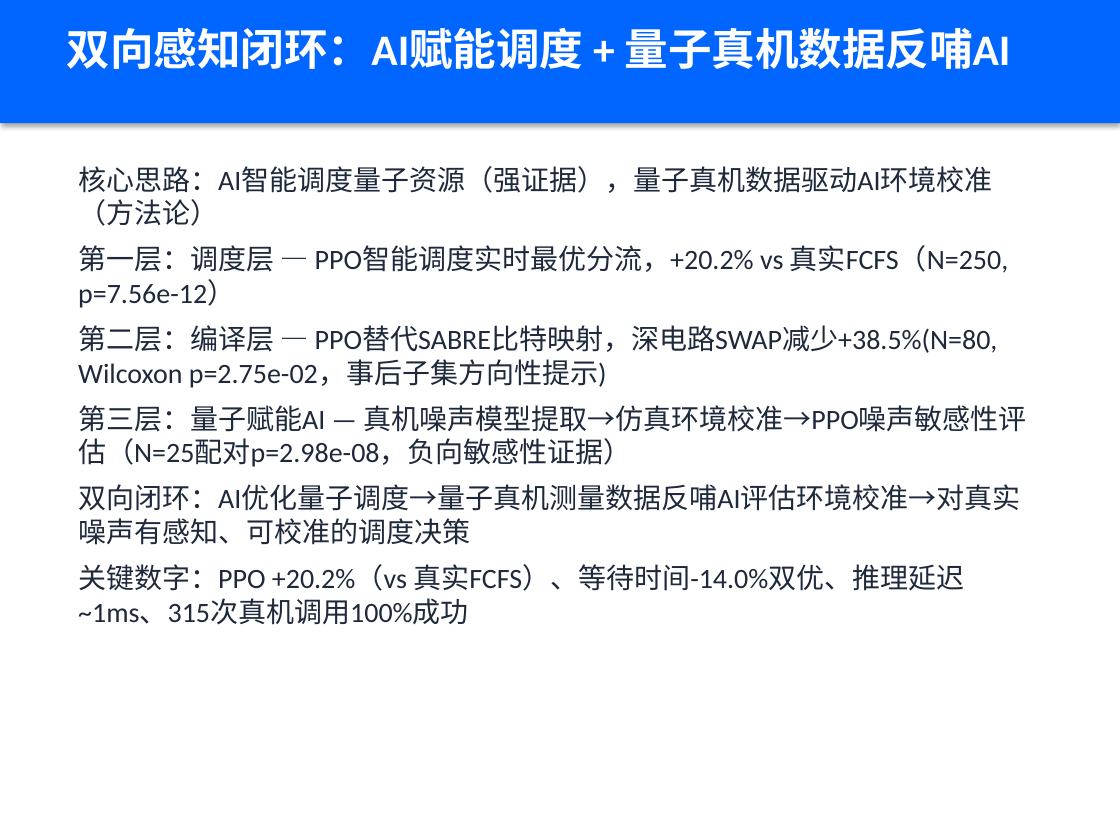
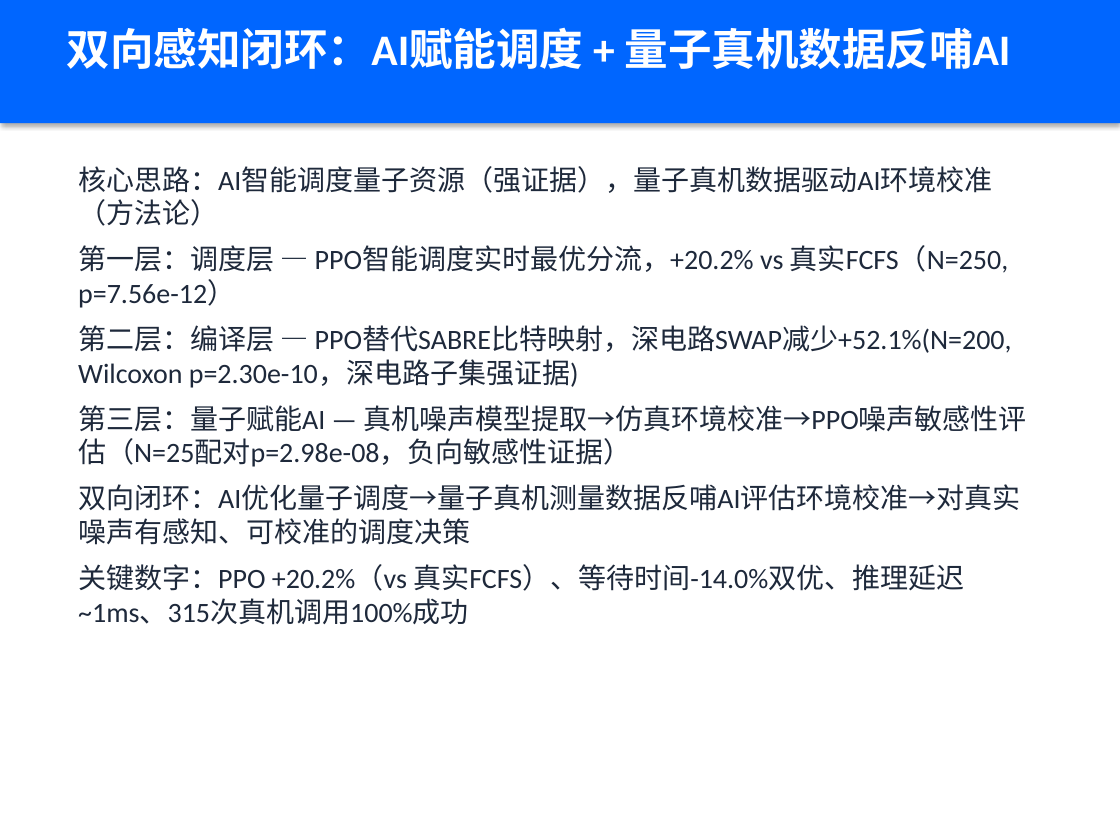
Before and after one commit to xiabai2008/quantum-rl-scheduler, a slide deck: slide 3 of deliverable_models/答辩PPT.pptx. Drawn at 1120x840 pixels with LibreOffice and Linux fonts; fonts in the diff are those of the drawing. Boxes give left, top, right and bottom in pixels: in the first picture for what was removed or moved away, otherwise in the second. Text is boxed around its words. In the diff, an @@ line names an element or a change of style, - is before the commit and + after.

Commit message:
fix: AgentTeams四路冻结终检P0/P1修复 - 编译层N=200(+52.1%,p=2.30e-10)提交包内自相矛盾清零(PPT P3/P7+总结报告+QA手册6处+novelty/bidirectional/dual_empowerment/observation_dim/MODELS/authoritative_numbers/项目记忆/defense_ppt_outline/defense_narrative/fair_v2横幅共15文件) + 本机路径脱敏(真机补强文档) + 编译N=200原始JSON入库(.gitignore例外,4文件) + 门禁登记6.26e-13与取代披露词 + yaml单侧→双侧标签+std_ddof声明 + PPT/总结报告PDF重生成

```diff
--- a/deliverable_models/答辩PPT.pptx
+++ b/deliverable_models/答辩PPT.pptx
@@ text at (x1=78, y1=325, x2=1012, y2=388): text changed @@
-第二层：编译层 — PPO替代SABRE比特映射，深电路SWAP减少+38.5%(N=80, Wilcoxon p=2.75e-02，事后子集方向性提示)
+第二层：编译层 — PPO替代SABRE比特映射，深电路SWAP减少+52.1%(N=200, Wilcoxon p=2.30e-10，深电路子集强证据)
```
Also in this commit, not shown: 1 other slide changed, 25 other files.
